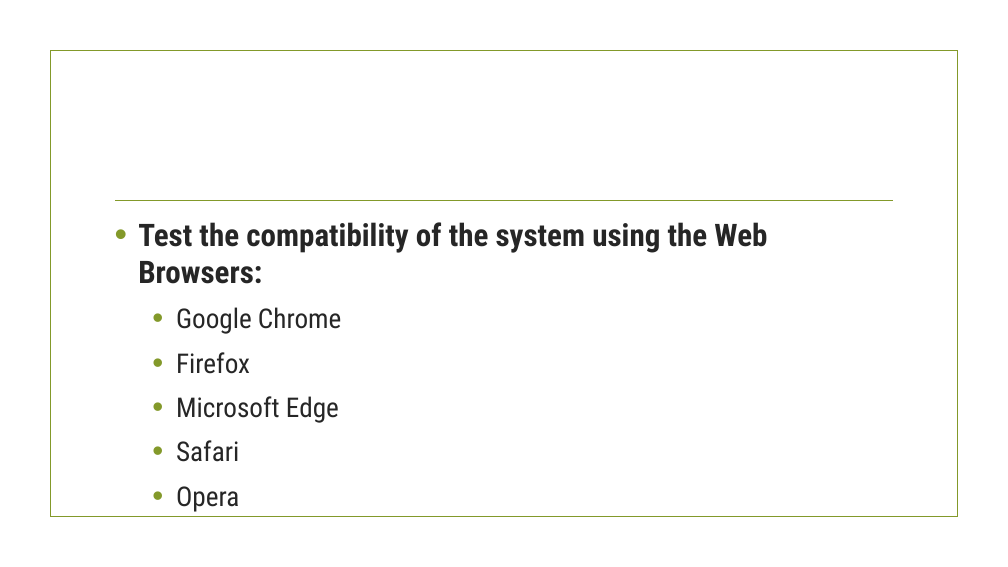
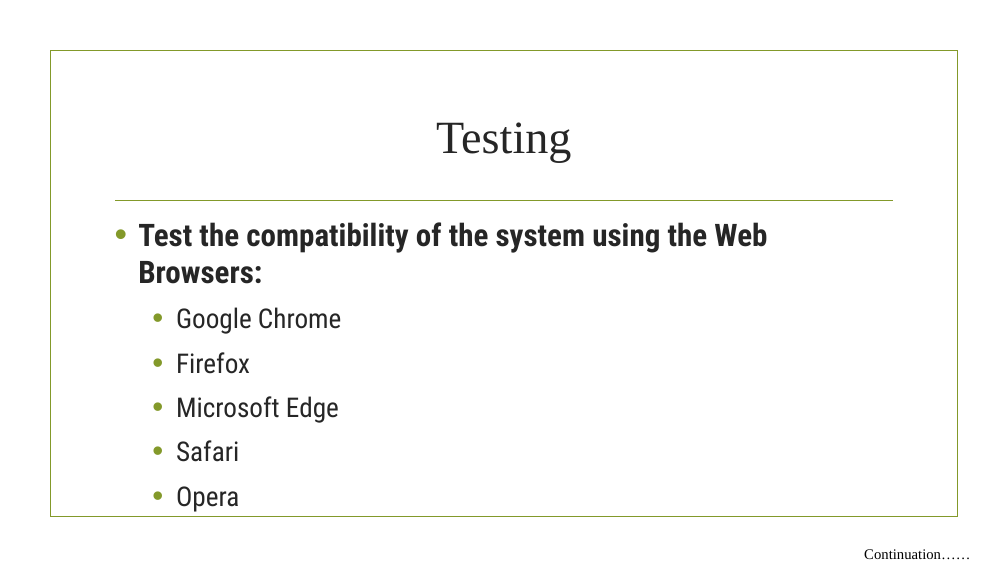
Before and after one commit to taongnyebe/BSCS-3-Profiling-System, a slide deck: slide 4 of Documentations/kath/Presentation-of-chapter-1.pptx (slide 5 before the commit). Drawn at 1008x567 pixels with LibreOffice and Linux fonts; fonts in the diff are those of the drawing; background and template pictures are left out. Boxes give left, top, right and bottom in pixels: in the first picture for what was removed or moved away, otherwise in the second. Text is boxed around its words. In the diff, an @@ line names an element or a change of style, - is before the commit and + after.

```diff
--- a/Documentations/kath/Presentation-of-chapter-1.pptx
+++ b/Documentations/kath/Presentation-of-chapter-1.pptx
@@ title added at (x1=436, y1=122, x2=571, y2=162), 44 pt, text #262626 @@
+Testing
@@ text added at (x1=864, y1=549, x2=970, y2=559), 14 pt, text #000000 @@
+Continuation……
```
Also in this commit, not shown: 6 other slides changed, 1 slide added, 1 slide removed, 8 other files.
